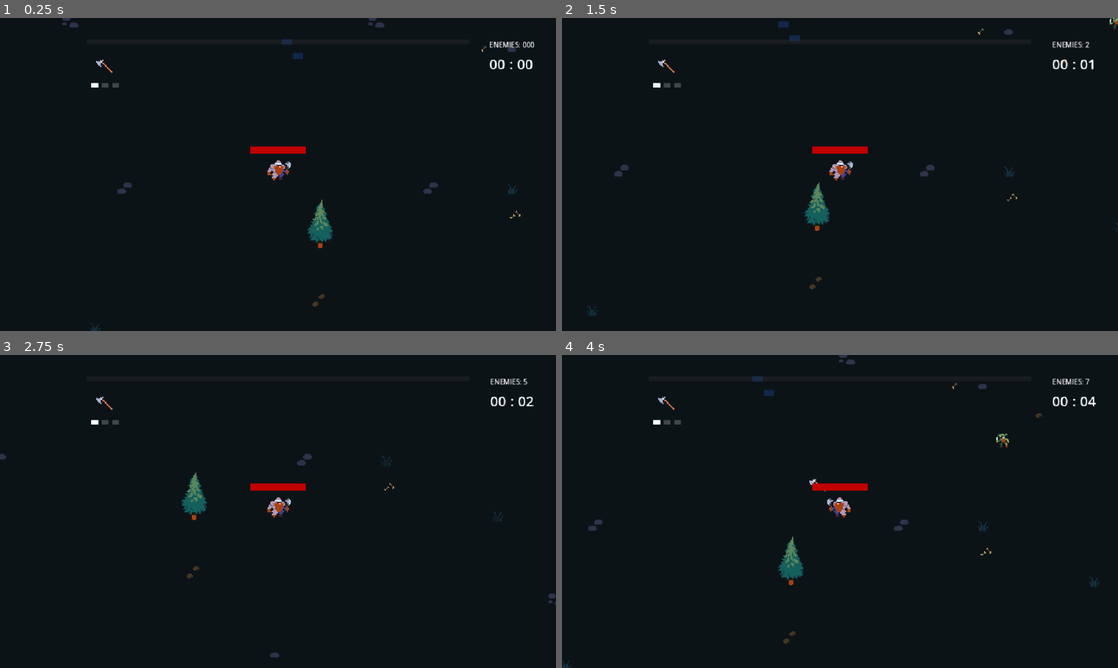
Above: before the commit, frames 1-4 (two rows, left to right).
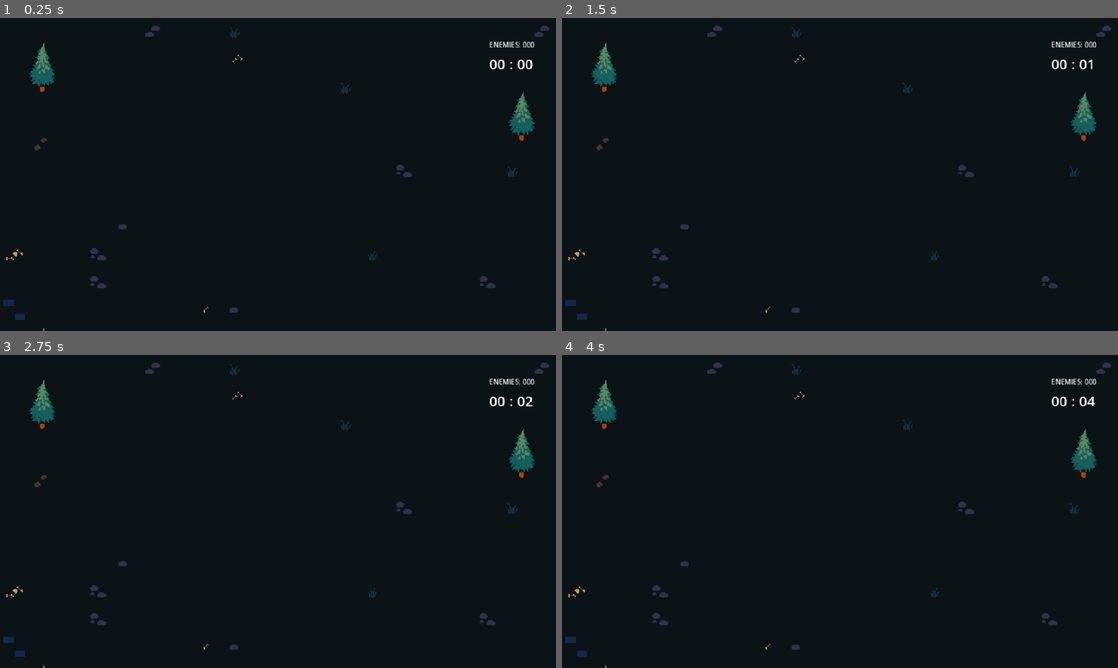
Above: after the commit, the same moments.

Repository: notnilcn/khvg
Game: Godot game, scene res://VS-Like/Maps/Woods/woods_map.tscn
Two runs of this game, one before a commit and one after it. Both use one fixed random seed, a clock stepped at 60 frames per second and the inputs below. This scene is started directly instead of the project's main scene. Sound files missing from this copy of the repository are replaced by a short silence.
Inputs:
- Up to frame 1 (0.25 s): no input
- Up to frame 2 (1.5 s): tap Enter at 0.5 s; hold D (Right) 0.53-1.28 s; hold S (Down) from 1.28 s (still down)
- Up to frame 3 (2.75 s): release S (Down) at 2.03 s; hold D (Right) from 2.03 s (still down)
- Up to frame 4 (4 s): release D (Right) at 2.78 s; hold W (Up) 2.78-3.53 s; hold A (Left) from 3.53 s (still down)

The runs differ from the first frame. In frame 1, 2.5% of the frame differs, in the area x 0-99%, y 0-100%; in frame 2, 2.7%; in frame 3, 2.6%; in frame 4, 2.8%.

Commit message:
Switch to dedicated server: no player node for peer 1
Server peer no longer spawns a player character for itself.
Clients connect and get spawned as the only players.
Removed the caller_id 0→1 mapping in report_hit since the server
never attacks and will never call it locally.

https://claude.ai/code/session_01UhGUr7gguv9T1d7cC1nHkA

Diff:
--- a/VS-Like/Characters/Enemy/Utilities/Spawner/spawner.gd
+++ b/VS-Like/Characters/Enemy/Utilities/Spawner/spawner.gd
@@ -62,9 +62,7 @@
 
 	# ── server setup ─────────────────────────────────────────────────────────
 	if multiplayer.is_server():
-		# Spawn the host's own player now that the scene is loaded.
-		# Clients request their spawn via RPC (see the else-branch below).
-		_spawn_player_for_peer(1)
+		# Dedicated server — no player node for peer 1.
 
 		# If any clients were ALREADY connected before this _ready() ran
 		# (happens when the host dies and the scene reloads while a client
--- a/VS-Like/Characters/Enemy/enemy.gd
+++ b/VS-Like/Characters/Enemy/enemy.gd
@@ -201,12 +201,6 @@
 		return
 
 	var caller_id := multiplayer.get_remote_sender_id()
-	# get_remote_sender_id() returns 0 when the function is called directly
-	# (not over the network).  That happens when the SERVER (host) is the attacker —
-	# it calls report_hit() locally instead of sending an RPC to itself.
-	# Map 0 → 1 so the rest of the validation can find the host's Player node.
-	if caller_id == 0:
-		caller_id = 1
 
 	var caller_player := Global.players.get(caller_id, null) as Player
 	if caller_player == null:
